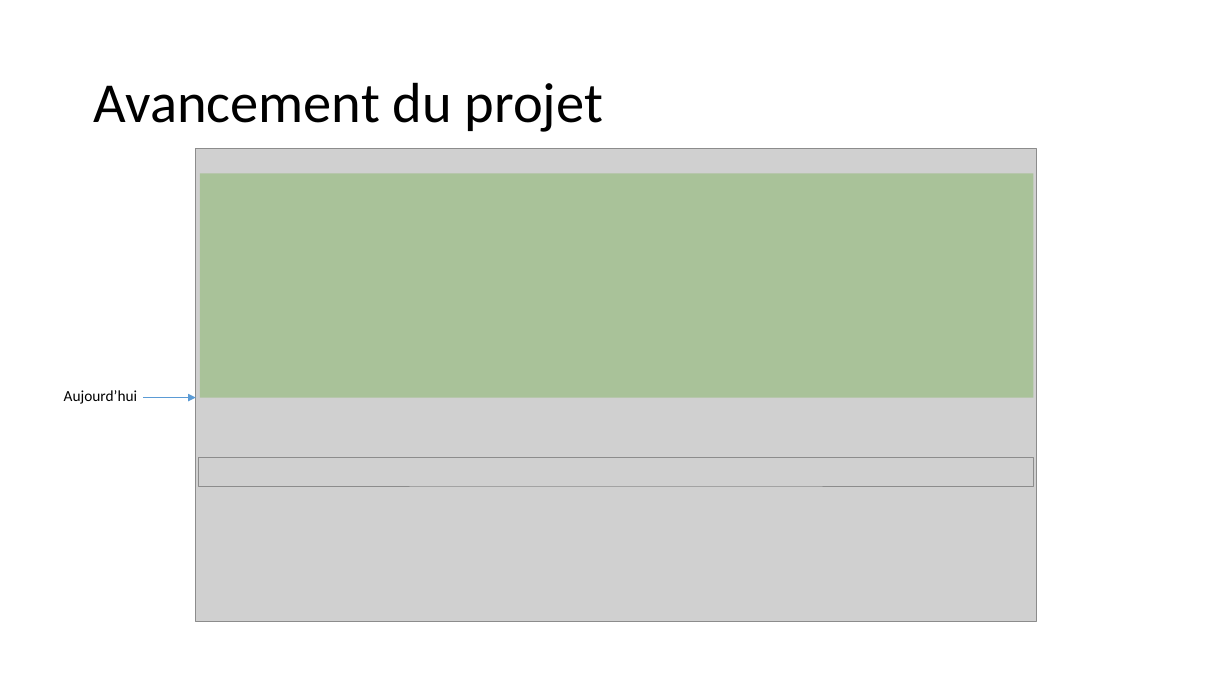
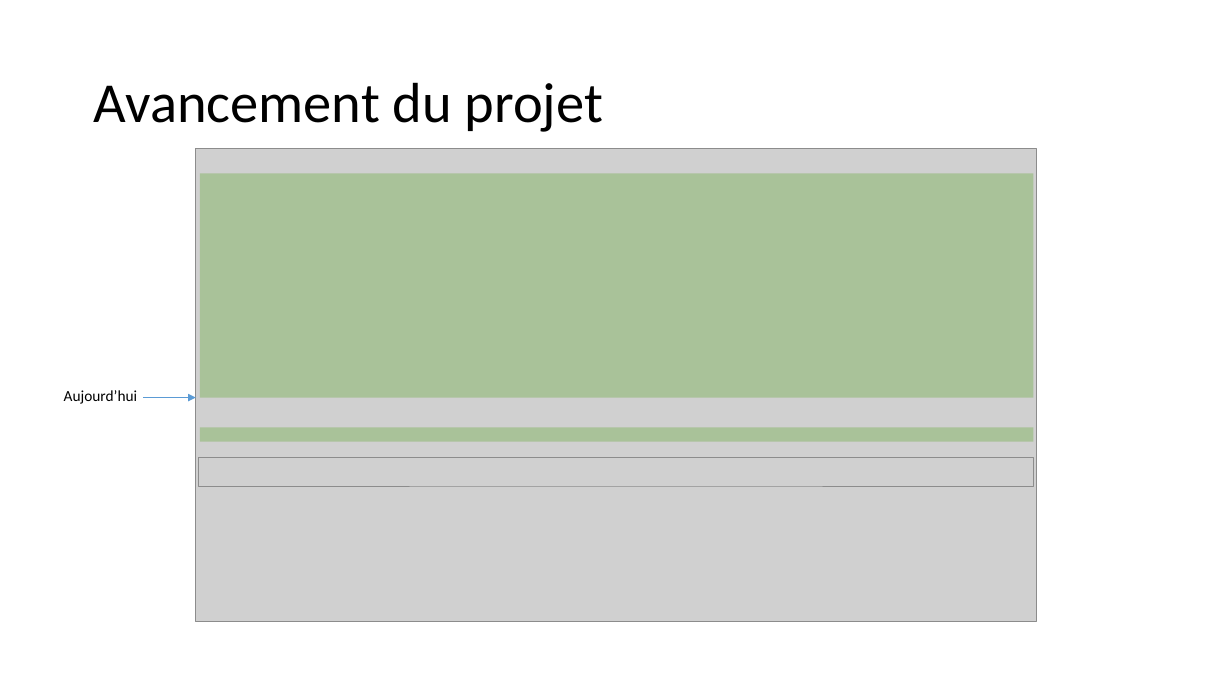
Before and after one commit to pikkle/chaton, a slide deck: slide 2 of docs/presentation_intermediaire.pptx. Drawn at 1232x693 pixels with LibreOffice and Linux fonts; fonts in the diff are those of the drawing; grey boxes stand for pictures. Boxes give left, top, right and bottom in pixels: in the first picture for what was removed or moved away, otherwise in the second. Text is boxed around its words. In the diff, an @@ line names an element or a change of style, - is before the commit and + after.

```diff
--- a/docs/presentation_intermediaire.pptx
+++ b/docs/presentation_intermediaire.pptx
@@ rectangle added at (200,427,1033,442), fill #70AD47 at 40% opacity @@
```
Also in this commit, not shown: 1 other slide changed, 1 slide added.
